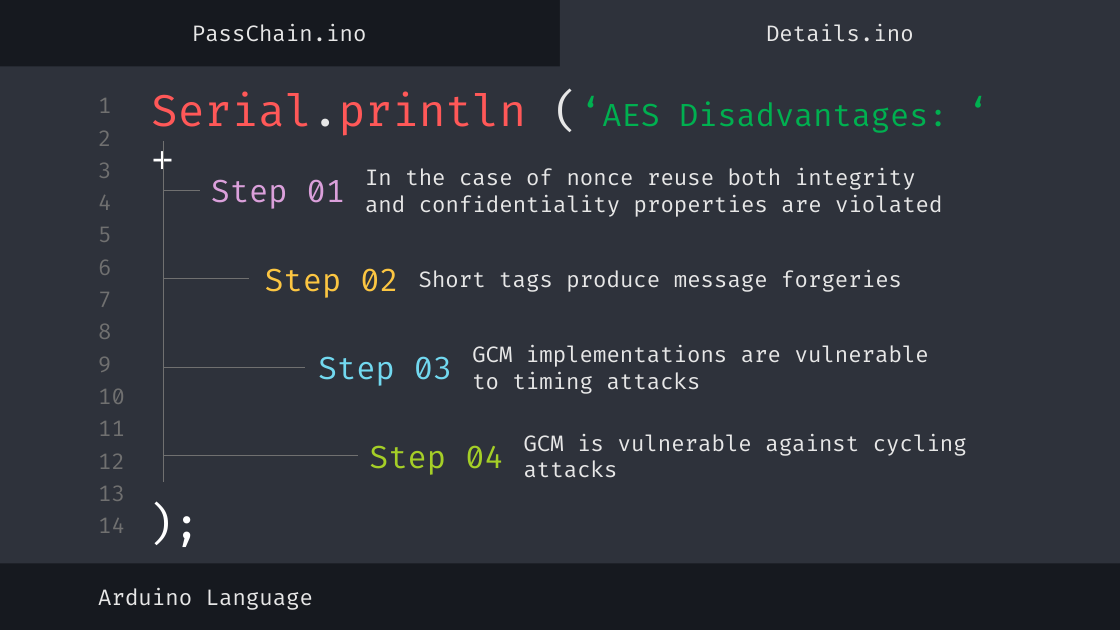
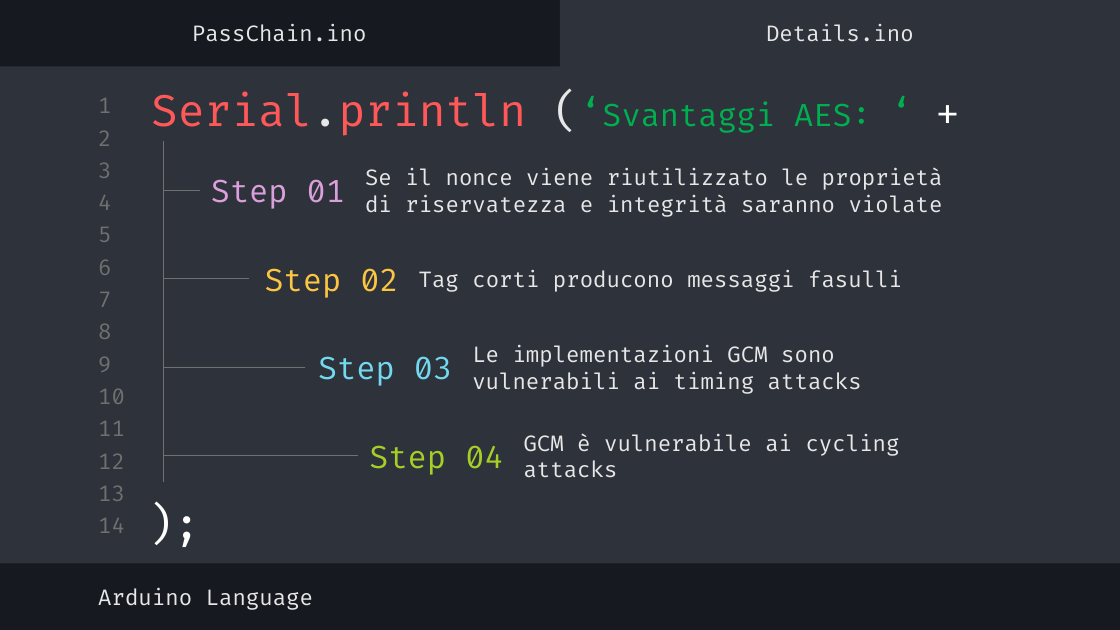
Before and after one commit to Alberto-00/PassChain-IoT, a slide deck: slide 31 of Documentazione/Presentazione/Presentazione.pptx. Drawn at 1120x630 pixels with LibreOffice and Linux fonts; fonts in the diff are those of the drawing. Boxes give left, top, right and bottom in pixels: in the first picture for what was removed or moved away, otherwise in the second. Text is boxed around its words. In the diff, an @@ line names an element or a change of style, - is before the commit and + after.

```diff
--- a/Documentazione/Presentazione/Presentazione.pptx
+++ b/Documentazione/Presentazione/Presentazione.pptx
@@ title at bbox=[151, 91, 871, 136]: text changed; size 20 to 28 pt @@
-Serial.println (‘AES Disadvantages: ‘ +
+Serial.println (‘Svantaggi AES: ‘ +
@@ text at bbox=[365, 168, 943, 217]: text changed @@
-In the case of nonce reuse both integrity and confidentiality properties are violated
+Se il nonce viene riutilizzato le proprietà di riservatezza e integrità saranno violate
@@ text at bbox=[419, 270, 902, 292]: text changed @@
-Short tags produce message forgeries
+Tag corti producono messaggi fasulli
@@ text at bbox=[472, 345, 862, 394]: text changed @@
-GCM implementations are vulnerable to timing attacks
+Le implementazioni GCM sono vulnerabili ai timing attacks
@@ text at bbox=[524, 433, 900, 478]: text changed @@
-GCM is vulnerable against cycling attacks
+GCM è vulnerabile ai cycling attacks
```
Also in this commit, not shown: 29 other slides changed, 3 other files.
